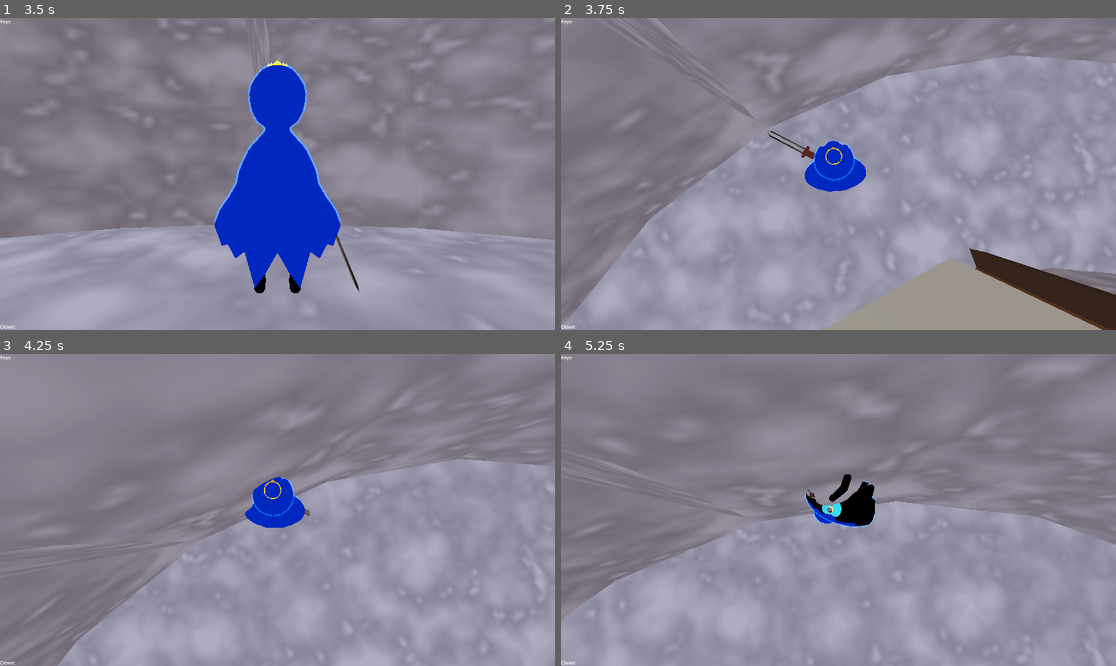
Above: before the commit, frames 1-4 (two rows, left to right).
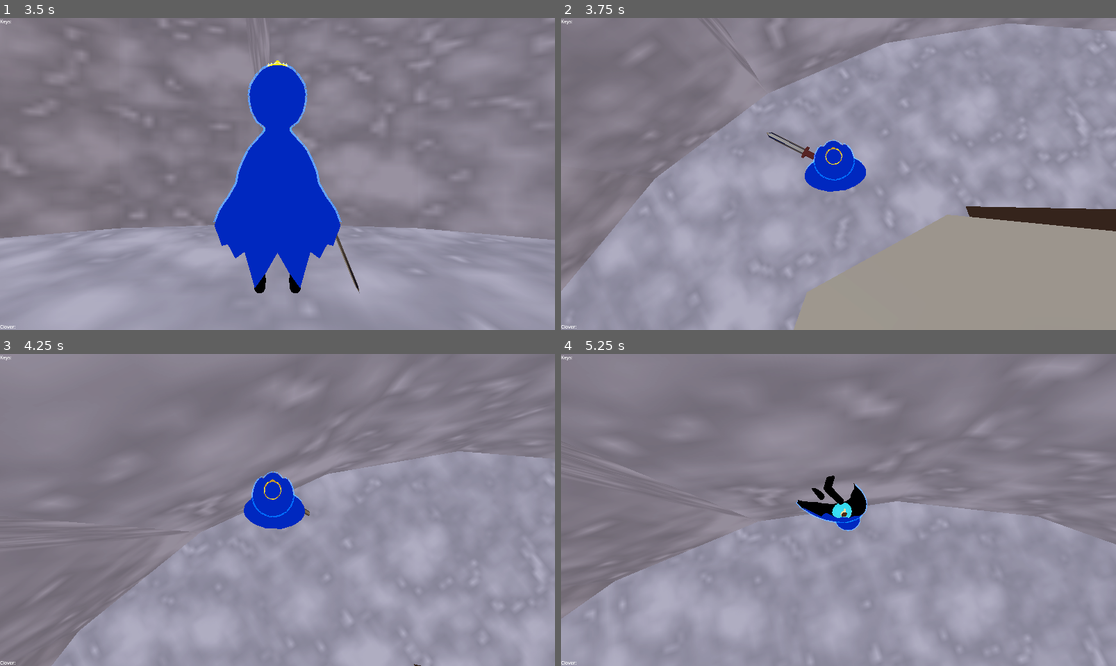
Above: after the commit, the same moments.

Repository: ruapotato/Gravitationally-Challenged
Game: Godot game, scene res://2d_interfaces/Title.tscn
The game is run twice, just before and just after one commit, with the same random seed, the same clock (stepped at 60 frames per second) and the same inputs. Sound files missing from this copy of the repository are replaced by a short silence.
Inputs (mouse positions are in pixels of both pictures, inside the frame that each line leads up to):
- Up to frame 1 (3.5 s): click "Play" at 0.5 s; click "Back" at 1.25 s; click "Play" at 2 s; click "Save 1" at 2.75 s
- Up to frame 2 (3.75 s): tap Enter at 3.5 s; move the mouse to (866, 174) at 3.52 s; press the mouse at (866, 174) at 3.53 s; hold W (up) from 3.53 s (still down)
- Up to frame 3 (4.25 s): keep holding W (up)
- Up to frame 4 (5.25 s): keep holding W (up); move the mouse to (810, 510) at 4.27 s; release the mouse at (810, 510) at 4.28 s; tap Mouse wheel up (zoom_in) at 4.35 s; tap Space (reverse) at 5 s; move the mouse to (849, 503) at 5.02 s; hold Mouse wheel down (zoom_out) from 5.03 s (still down)

Frame 1 is identical in both runs. In frame 2, 23% of the frame differs, in the area x 0-100%, y 0-100%; in frame 3, 3.2%; in frame 4, 1.1%.

Commit message:
better platformer controls

Diff:
--- a/entities/legs.gd
+++ b/entities/legs.gd
@@ -4,7 +4,7 @@
 @onready var right_leg = null
 @onready var sound_on_foot_hit = preload("res://audio/player_toe_tip.wav")
 
-const LEG_SPEED = 8.0  # Speed of leg swing
+const LEG_SPEED = 25.0  # Speed of leg swing
 const MAX_ANGLE = PI/10  # Maximum swing angle
 const LEG_LENGTH = 0.4  # Length of each leg
 const RESET_SPEED = 5.0  # Speed at which legs return to neutral
@@ -113,7 +113,6 @@
 	if sound_cooldown <= 0:
 		var audio_player = leg_node.get_node(leg_node.name + "_audio")
 		if audio_player and !audio_player.playing:
-			print("Playing sound for " + leg_node.name)
 			audio_player.play()
 			sound_cooldown = SOUND_COOLDOWN_TIME
 
--- a/entities/player.gd
+++ b/entities/player.gd
@@ -12,7 +12,7 @@
 @onready var collision_shape = $CollisionShape3D
 
 # Movement constants
-const MOVEMENT_FORCE = 222.0
+const MOVEMENT_FORCE = 450.0
 const MAX_VELOCITY = 3.0
 const MAX_FALL_VELOCITY = 22.0
 const FRICTION_FORCE = 5.0
@@ -28,7 +28,11 @@
 const KNOCKDOWN_DURATION = 3.0
 const KNOCKDOWN_ROTATION_SPEED = 5.0
 const INVULNERABILITY_DURATION = 3.0
-const MESH_HEIGHT = 0.5
+
+const ACCELERATION_TIME = 1.5  # Time to reach max speed
+const INITIAL_MOVEMENT_FORCE = 70.0  # Starting force
+const MAX_MOVEMENT_FORCE = 450.0  # Maximum force (original MOVEMENT_FORCE value)
+
 
 # State handling
 enum ActionState {IDLE, WALK, KNOCKDOWN}
@@ -41,7 +45,10 @@
 var is_invulnerable: bool = false
 var invulnerability_timer: float = 0.0
 var initial_mesh_position: Vector3
-
+var current_movement_force = INITIAL_MOVEMENT_FORCE
+var is_accelerating = false
+var acceleration_timer = 0.0
+var mesh_height
 
 # Movement and visual variables
 var saved_check_point = Vector3(0,0,0)
@@ -63,6 +70,8 @@
 	angular_damp = 0.0
 	can_sleep = false
 	gravity_scale = GRAVITY_SCALE
+	mesh_height = collision_shape.shape.height
+
 
 	base_mesh_scale = mesh.scale
 	initial_mesh_position = mesh.position
@@ -104,7 +113,7 @@
 			var progress = min(knockdown_timer / 0.5, 1.0)
 			mesh.rotation = initial_knockdown_rotation.lerp(target_knockdown_rotation, ease(progress, delta))
 
-			var height_adjustment = Vector3(0, -MESH_HEIGHT if not gravity_inverted else MESH_HEIGHT, 0)
+			var height_adjustment = Vector3(0, -mesh_height if not gravity_inverted else mesh_height, 0)
 			mesh.position = initial_mesh_position.lerp(initial_mesh_position + height_adjustment, ease(progress, delta))
 		else:
 			is_knocked_down = false
@@ -163,6 +172,7 @@
 	if not is_knocked_down:
 		mesh.transform = mesh.transform.interpolate_with(target_mesh_transform, delta * ROTATION_SPEED)
 
+
 func _integrate_forces(state: PhysicsDirectBodyState3D) -> void:
 	if is_knocked_down:
 		return
@@ -176,6 +186,23 @@
 	var input_dir = Input.get_vector("left", "right", "up", "down")
 	var direction = Vector3(input_dir.x, 0, input_dir.y).normalized()
 	direction = direction.rotated(Vector3.UP, cam_piv.rotation.y)
+
+	# Handle acceleration
+	if direction:
+		if !is_accelerating:
+			is_accelerating = true
+			acceleration_timer = 0.0
+			current_movement_force = INITIAL_MOVEMENT_FORCE
+		else:
+			acceleration_timer += state.step
+			var t = min(acceleration_timer / ACCELERATION_TIME, 1.0)
+			# Use ease_in interpolation for smoother acceleration
+			t = ease(t, 2.0)  # You can adjust the ease value for different acceleration curves
+			current_movement_force = lerp(INITIAL_MOVEMENT_FORCE, MAX_MOVEMENT_FORCE, t)
+	else:
+		is_accelerating = false
+		acceleration_timer = 0.0
+		current_movement_force = INITIAL_MOVEMENT_FORCE
 
 	# Wall collision prediction for next physics frame
 	var space_state = get_world_3d().direct_space_state
@@ -213,9 +240,9 @@
 		# Move slightly back from collision point to prevent clipping
 		var safe_position = closest_collision_point
 		if gravity_inverted:
-			safe_position.y -= float(collision_shape.shape.height)/1.4
-		else:
-			safe_position.y += float(collision_shape.shape.height)/1.4
+			safe_position.y -= mesh_height/1.4
+		else:
+			safe_position.y += mesh_height/1.4
 		state.transform.origin = safe_position
 		vertical_velocity = Vector3.ZERO
 
@@ -230,9 +257,9 @@
 		if !movement_collision:
 			if action_state == ActionState.IDLE:
 				action_state = ActionState.WALK
-			state.apply_central_force(direction * MOVEMENT_FORCE)
-		else:
-			# Stop at collision point for horizontal movement
+			# Apply force with current acceleration
+			state.apply_central_force(direction * current_movement_force)
+		else:
 			var safe_position = movement_collision.position - (direction * 0.01)
 			horizontal_velocity = Vector3.ZERO
 			if action_state == ActionState.WALK:
@@ -240,9 +267,8 @@
 	else:
 		if action_state == ActionState.WALK:
 			action_state = ActionState.IDLE
-
-	if !direction:
-		horizontal_velocity *= (1.0 - state.step * 1.5)
+		# Instant stop when no input
+		horizontal_velocity = Vector3.ZERO
 
 	if horizontal_velocity.length() > MAX_VELOCITY:
 		horizontal_velocity = horizontal_velocity.normalized() * MAX_VELOCITY
@@ -256,6 +282,7 @@
 	update_mesh_transform(state.step)
 
 func flip_gravity() -> void:
+	linear_velocity.y = 0
 	flip_sound.play()
 	gravity_inverted = !gravity_inverted
 	gravity_scale = -gravity_scale
